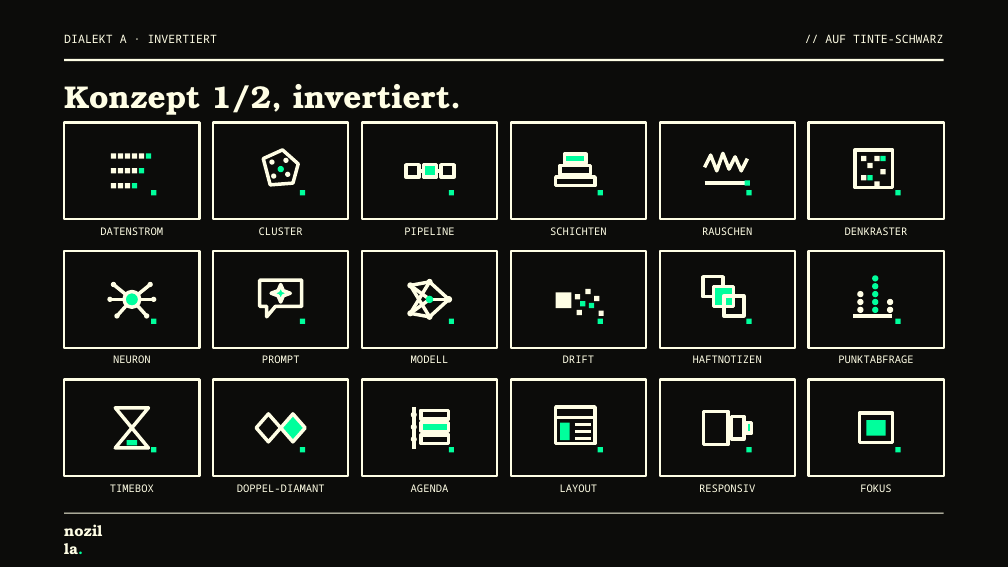
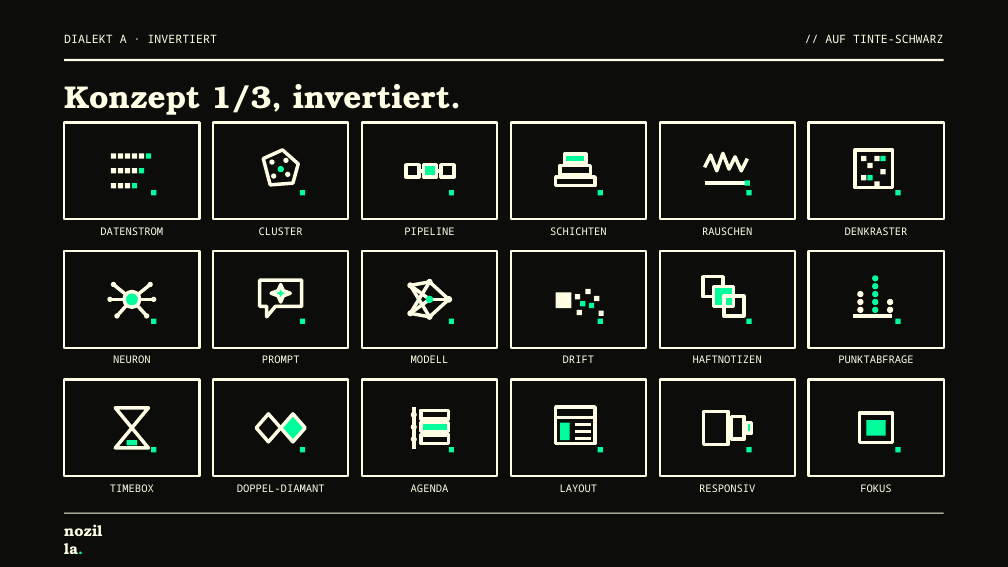
Before and after one commit to daimpad/nozilla-ci, a slide deck: slide 9 of templates/google-slides/nozilla-slides-icons.pptx (slide 8 before the commit). Drawn at 1008x567 pixels with LibreOffice and Linux fonts; fonts in the diff are those of the drawing. Boxes give left, top, right and bottom in pixels: in the first picture for what was removed or moved away, otherwise in the second. Text is boxed around its words. In the diff, an @@ line names an element or a change of style, - is before the commit and + after.

```diff
--- a/templates/google-slides/nozilla-slides-icons.pptx
+++ b/templates/google-slides/nozilla-slides-icons.pptx
@@ text at (64,84,461,115): text changed @@
-Konzept 1/2, invertiert.
+Konzept 1/3, invertiert.
```
Also in this commit, not shown: 6 other slides changed, 2 slides added, 50 other files.
